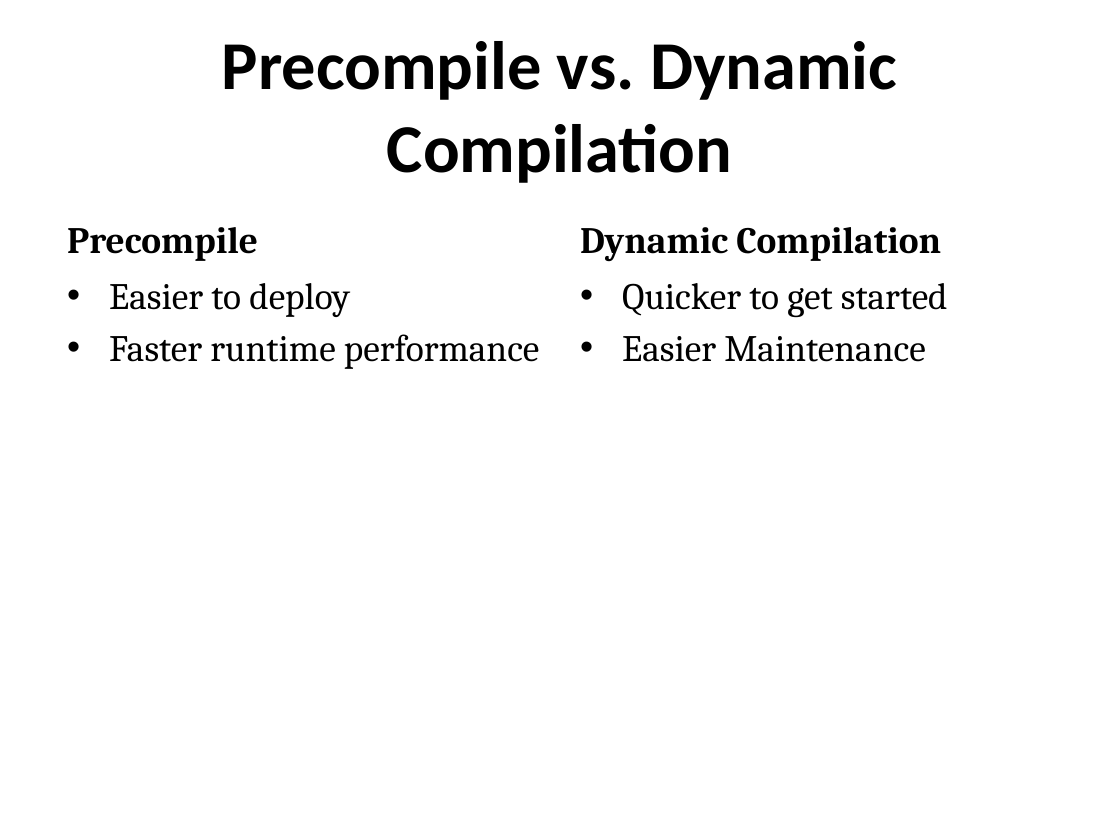
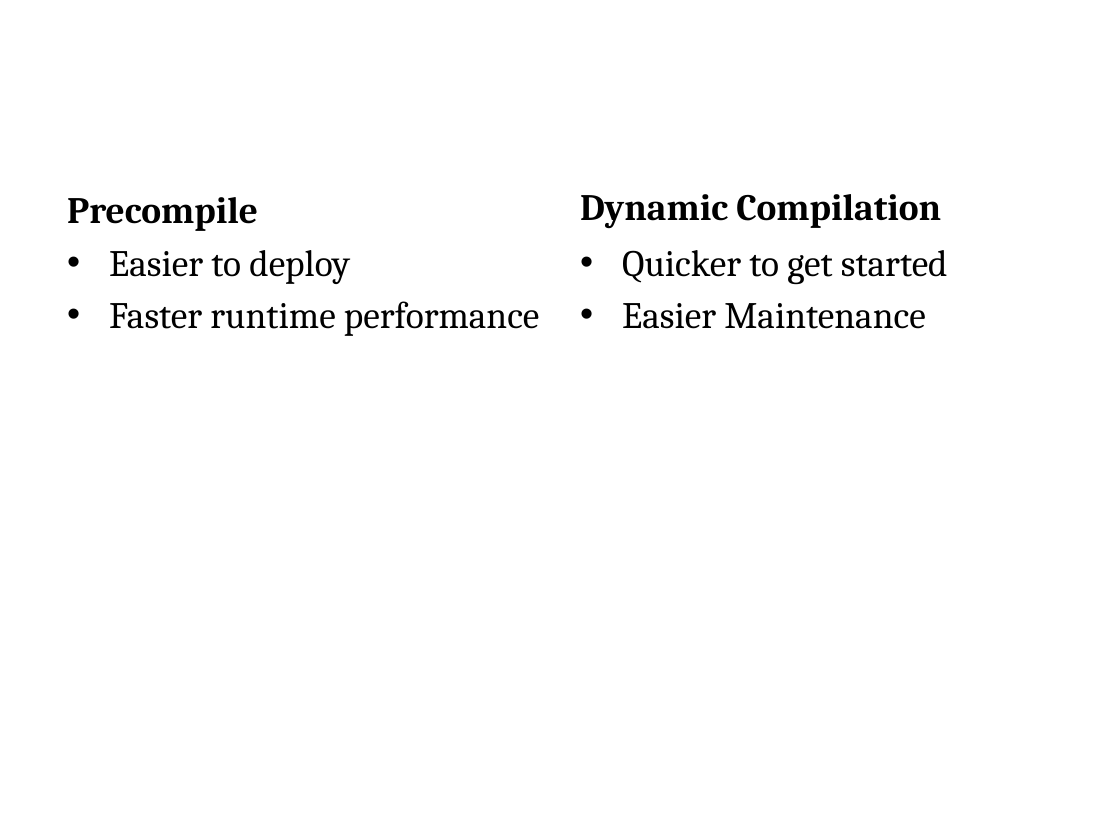
Before and after one commit to jacobladams/presentations, a slide deck: slide 21 of less-and-sass/Write LESS CSS and make it SASSier.pptx. Drawn at 1120x840 pixels with LibreOffice and Linux fonts; fonts in the diff are those of the drawing; background and template pictures are left out. Boxes give left, top, right and bottom in pixels: in the first picture for what was removed or moved away, otherwise in the second. Text is boxed around its words. In the diff, an @@ line names an element or a change of style, - is before the commit and + after.

```diff
--- a/less-and-sass/Write LESS CSS and make it SASSier.pptx
+++ b/less-and-sass/Write LESS CSS and make it SASSier.pptx
@@ title at (222, 41, 897, 183): text changed; text colour #000000 to #FFFFFF @@
-Precompile vs. Dynamic Compilation
+Precompile vs. Dynamic
@@ text "Precompile": place and size @@
-text "Precompile" at (67, 227, 258, 261)
+text "Precompile" at (67, 197, 258, 231)
@@ text "Dynamic Compilation": place and size @@
-text "Dynamic Compilation" at (580, 227, 941, 262)
+text "Dynamic Compilation" at (580, 194, 941, 229)
@@ text "Easier to deploy": place and size @@
-text "Easier to deploy" at (109, 283, 540, 369)
+text "Easier to deploy" at (109, 250, 540, 336)
@@ text "Quicker to get started": place and size @@
-text "Quicker to get started" at (622, 283, 948, 362)
+text "Quicker to get started" at (622, 250, 948, 329)
```
Also in this commit, not shown: 50 other slides changed, 11 slides added, 3 slides removed.
